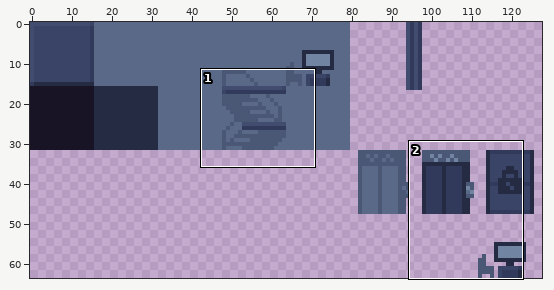
File history of a pixel-art file, sprites/tiles.aseprite. Above: a wide view before the commit, with the close-up outlined.
Close-up. As it was:
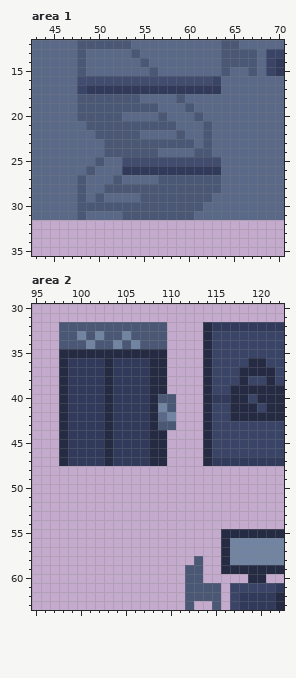
128x64 pixels, 1 frame. Shown: area 1: x 43..70, y 12..35; area 2: x 95..122, y 30..63.
Once edited:
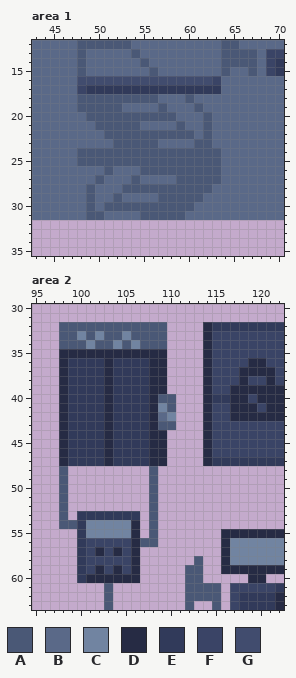
Palette (. is transparent): A #4a5876  B #5a6988  C #7184a1  D #262b44  E #313a5a  F #3a4466  G #414c6e
From old to new:
Area 1:
The edit turns colour B into colour A in row 18 at x 55 to 56 and 60; in row 19 at x 57 and 61; in row 20 at x 53 to 56, 58 and 62; in row 21 at x 59; in row 22 at x 55 to 58 and 60; in row 23 at x 61.
The edit turns colour B into colour A in row 24 at x 48 to 50, 57 to 60 and 63; in row 25 at x 48 to 49 and 51 to 52; in row 26 at x 51; in row 27 at x 50 and 54; in row 28 at x 49; in row 29 at x 49 and 52.
The edit turns colour B into colour A in row 31 at x 49 to 50.
The edit turns colour E into colour A in row 26 at x 55 to 63.
The edit turns colour G into colour A in row 25 at x 53 to 63.
The edit turns colour A into colour B in row 18 at x 59; in row 19 at x 53 to 56 and 60; in row 20 at x 48 and 61; in row 21 at x 49 and 55 to 58; in row 22 at x 50; in row 23 at x 51 and 57 to 60.
The edit turns colour A into colour B in row 26 at x 49; in row 27 at x 48, 52 and 57 to 58; in row 28 at x 48, 51 to 52 and 63; in row 29 at x 48, 50, 55 to 56 and 62; in row 30 at x 48, 50 and 61; in row 31 at x 48, 53 to 54 and 60.
The edit turns colour E into colour B in row 26 at x 53 to 54.
Area 2:
There is now colour A in rows 48 to 53 at x 98 and 108; in row 54 at x 98 to 99 and 108; in row 55 at x 108; in row 56 at x 107 to 108; in rows 61 to 63 at x 103.
There is now colour C in rows 54 to 55 at x 101 to 105.
There is now colour D in rows 54 to 56 at x 106; in row 57 at x 102, 104 and 106; in row 58 at x 106; in row 59 at x 102, 104 and 106; in row 60 at x 101 to 106.
There is now colour E in row 53 at x 100 to 106; in rows 54 to 60 at x 100.
There is now colour F in row 56 at x 101 to 105; in row 57 at x 101, 103 and 105; in row 58 at x 101 to 105; in row 59 at x 101, 103 and 105.
Where, in picture pixels (left, top, right, bottom), the same in both close-ups:
changed: (77, 94, 221, 220)
added: (59, 466, 158, 610)
